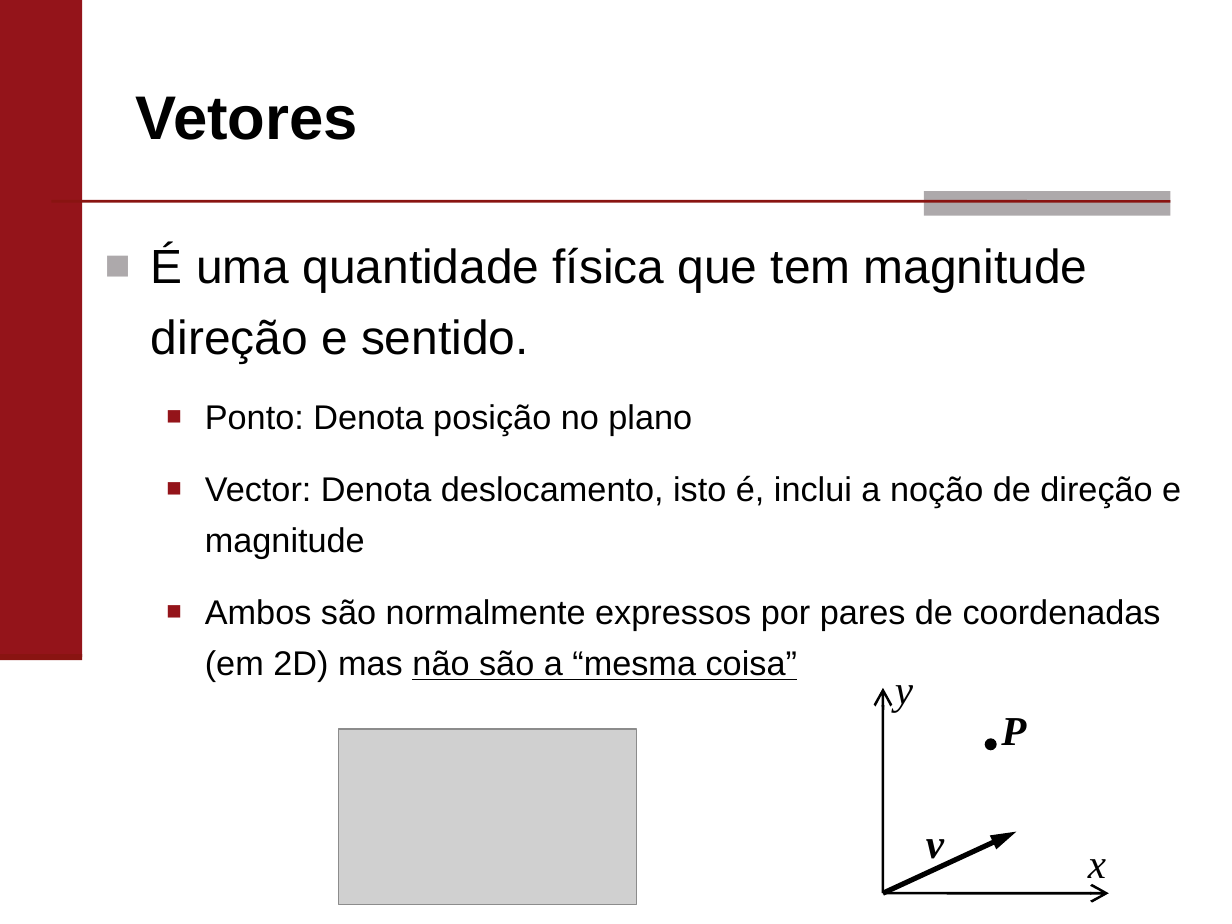
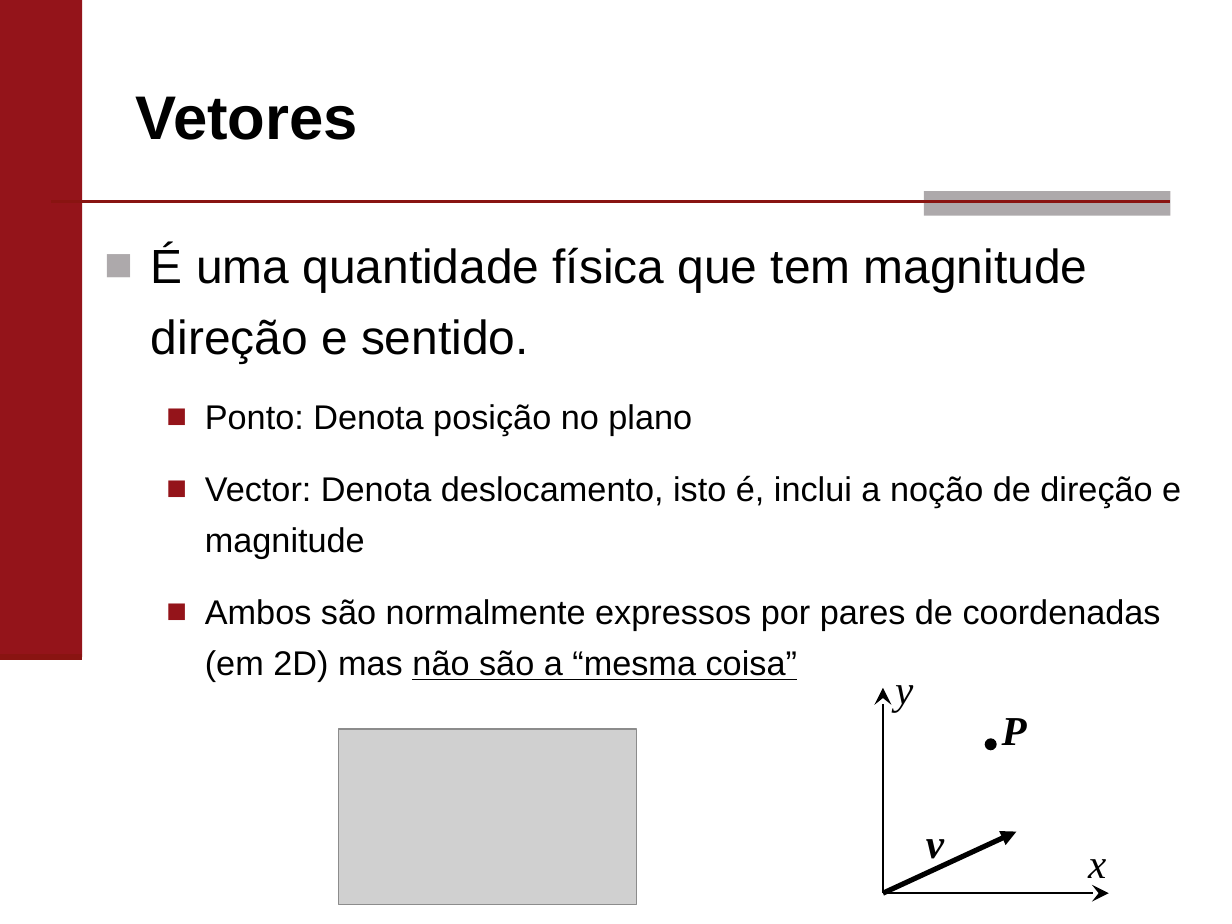
Before and after one commit to lucaslucenak/cc-UEPB, a slide deck: slide 2 of Computação Gráfica/Materiais/aulag6-2022.pptx. Drawn at 1232x924 pixels with LibreOffice and Linux fonts; fonts in the diff are those of the drawing; grey boxes stand for pictures. Boxes give left, top, right and bottom in pixels: in the first picture for what was removed or moved away, otherwise in the second. Text is boxed around its words. In the diff, an @@ line names an element or a change of style, - is before the commit and + after.

```diff
--- a/Computação Gráfica/Materiais/aulag6-2022.pptx
+++ b/Computação Gráfica/Materiais/aulag6-2022.pptx
@@ less space between paragraphs in 3 elements at box(151, 245, 1181, 682), box(1088, 859, 1106, 886), box(895, 685, 913, 712) @@
@@ arrow (883, 893) - (883, 687): arrowheads changed @@
@@ arrow (883, 893) - (1109, 893): arrowheads changed @@
```
Also in this commit, not shown: 76 other slides changed.
